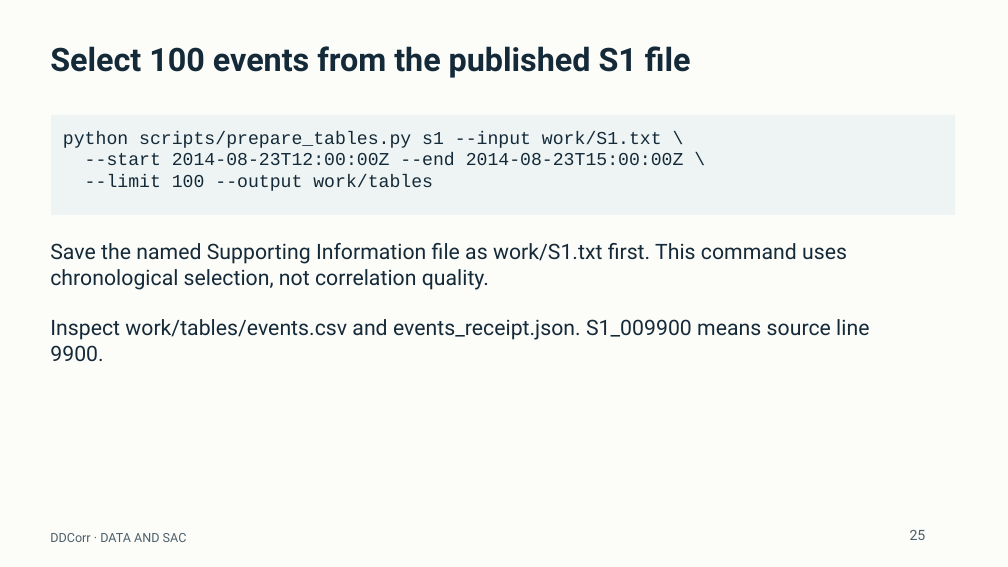
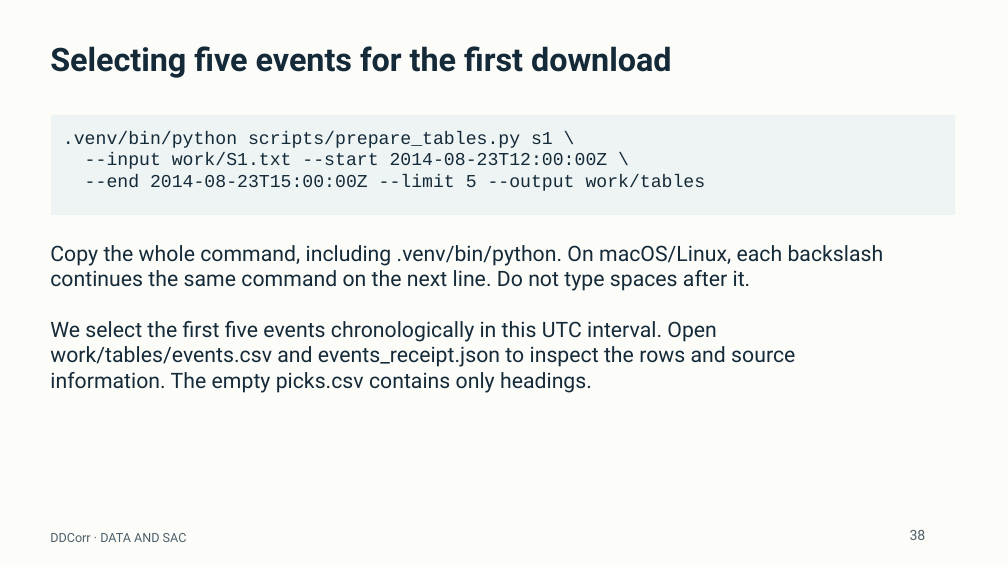
Before and after one commit to eliasrh/DDCorr.jl, a slide deck: slide 38 of teaching/DDCorr_minicourse.pptx (slide 25 before the commit). Drawn at 1008x567 pixels with LibreOffice and Linux fonts; fonts in the diff are those of the drawing. Boxes give left, top, right and bottom in pixels: in the first picture for what was removed or moved away, otherwise in the second. Text is boxed around its words. In the diff, an @@ line names an element or a change of style, - is before the commit and + after.

Commit message:
Revise student walkthrough with visual location context and explicit Python commands
Add editable ray-path and workflow diagrams, explain output formats and event indices, and make parameter experiments repeatable. Use the virtual environment executable in every acquisition command, add a small five-event download and Windows instructions, and clear synthetic selections before real processing. Add actionable dependency errors and a regression test.

```diff
--- a/teaching/DDCorr_minicourse.pptx
+++ b/teaching/DDCorr_minicourse.pptx
@@ text at (50,46,672,78): text changed @@
-Select 100 events from the published S1 file
+Selecting five events for the first download
@@ text at (63,131,706,191): text changed @@
-python scripts/prepare_tables.py s1 --input work/S1.txt \
---start 2014-08-23T12:00:00Z --end 2014-08-23T15:00:00Z \
---limit 100 --output work/tables
+.venv/bin/python scripts/prepare_tables.py s1 \
+--input work/S1.txt --start 2014-08-23T12:00:00Z \
+--end 2014-08-23T15:00:00Z --limit 5 --output work/tables
@@ text at (50,245,884,291): text changed @@
-Save the named Supporting Information file as work/S1.txt first. This command uses
-chronological selection, not correlation quality.
+Copy the whole command, including .venv/bin/python. On macOS/Linux, each backslash
+continues the same command on the next line. Do not type spaces after it.
@@ text at (50,321,795,393): text changed @@
-Inspect work/tables/events.csv and events_receipt.json. S1_009900 means source line
-9900.
+We select the first five events chronologically in this UTC interval. Open
+work/tables/events.csv and events_receipt.json to inspect the rows and source
+information. The empty picks.csv contains only headings.
@@ text at (910,530,926,540): text changed @@
-25
+38
```
Also in this commit, not shown: 67 other slides changed, 32 slides added, 16 slides removed, 22 other files.
